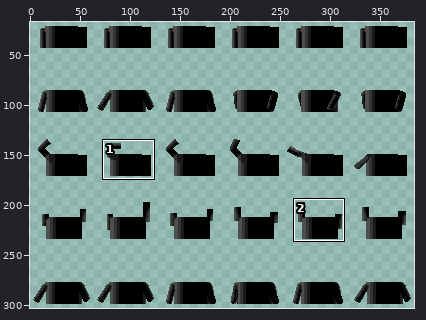
File history of a sprite sheet, res/e_ninja_body.png. Above, an overview of the earlier version with the close-up marked.
Close-up. Before the edit:
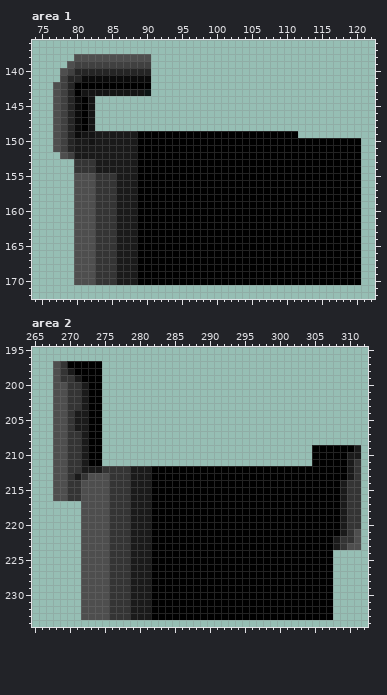
The file is 384x320 pixels. Pixels under 10% opacity are left out. Colours within 5 levels of each other are drawn and written as one. Shown: area 1: x 74..122, y 136..172; area 2: x 265..312, y 195..234. The wide view leaves out empty margins. The commit also changed other parts of the picture, which this record leaves out.
After the commit:
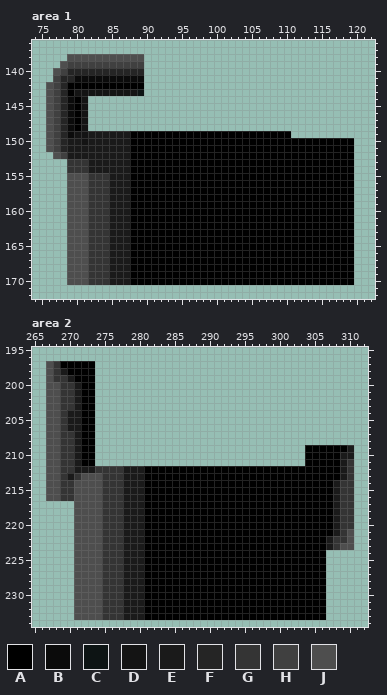
Palette (. is transparent): A #000000  B #0b0b0b  C #0d1414  D #141414  E #1a1a1a  F #252525  G #343434  H #404040  J #4e4e4e
Change:
Changed rows in their new state; - is an unchanged pixel.
Area 1:
first column x 76:
138 ---J----------.------------------------------
139 --JH----------.------------------------------
140 -JHF----------.------------------------------
141 -HF-B---------.------------------------------
142 JHFA----------.------------------------------
143 JHFAD--------C.------------------------------
144 JHFBAD.--------------------------------------
145 JHFBAD.--------------------------------------
146 JHFBAD.--------------------------------------
147 JHFBAD.--------------------------------------
148 JHFBAD.--------------------------------------
149 JHFBD-E-----A----------------------.---------
150 JHFE-DE-----A-------------------------------.
151 JHFE--------A-------------------------------.
152 -JHE--------A-------------------------------.
153 ---G--E-----A-------------------------------.
154 ---G--E-----A-------------------------------.
155 ---J--G--E--A-------------------------------.
156 ---J--G--E--A-------------------------------.
157 ---J--G--E--A-------------------------------.
158 ---J--G--E--A-------------------------------.
159 ---J--G--E--A-------------------------------.
160 ---J--G--E--A-------------------------------.
161 ---J--G--E--A-------------------------------.
162 ---J--G--E--A-------------------------------.
163 ---J--G--E--A-------------------------------.
164 ---J--G--E--A-------------------------------.
165 ---J--G--E--A-------------------------------.
166 ---J--G--E--A-------------------------------.
167 ---J--G--E--A-------------------------------.
168 ---J--G--E--A-------------------------------.
169 ---J--G--E--A-------------------------------.
170 ---J--G--E--A-------------------------------.
Area 2:
first column x 267:
197 JGA----.-------------------------------------
198 JGEA---.-------------------------------------
199 JG-EA--.-------------------------------------
200 J-G-EA-.-------------------------------------
201 J-G-EA-.-------------------------------------
202 J-G-EA-.-------------------------------------
203 J-G-EA-.-------------------------------------
204 J-GE-A-.-------------------------------------
205 J-GE-A-.-------------------------------------
206 J-GE-A-.-------------------------------------
207 J-G-EA-.-------------------------------------
208 J-G-EA-.-------------------------------------
209 J-G-EA-.-----------------------------A-----E.
210 J-G-EA-.-----------------------------A----E-.
211 J-G-EA-.-----------------------------A----EG.
212 J-G-E--G---E--A---------------------------EG.
213 J-GEGJ--G--E--A---------------------------EG.
214 J-G-J---G--E--A--------------------------EG-.
215 J-G-J---G--E--A--------------------------EG-.
216 J-G-J---G--E--A--------------------------EG-.
217 ----J---G--E--A--------------------------EG-.
218 ----J---G--E--A--------------------------EG-.
219 ----J---G--E--A--------------------------EG-.
220 ----J---G--E--A--------------------------EG-.
221 ----J---G--E--A--------------------------EGJ.
222 ----J---G--E--A-------------------------EG-J.
223 ----J---G--E--A-------------------------EGJ-.
224 ----J---G--E--A-------------------------.----
225 ----J---G--E--A-------------------------.----
226 ----J---G--E--A-------------------------.----
227 ----J---G--E--A-------------------------.----
228 ----J---G--E--A-------------------------.----
229 ----J---G--E--A-------------------------.----
230 ----J---G--E--A-------------------------.----
231 ----J---G--E--A-------------------------.----
232 ----J---G--E--A-------------------------.----
233 ----J---G--E--A-------------------------.----
Boxes around the changes in both close-ups, in picture pixels (x1, y1, x2, y2):
changed: (46, 54, 137, 285)
changed: (137, 54, 151, 96)
erased: (291, 131, 298, 138)
erased: (354, 138, 361, 285)
changed: (46, 361, 151, 620)
changed: (305, 445, 361, 620)
